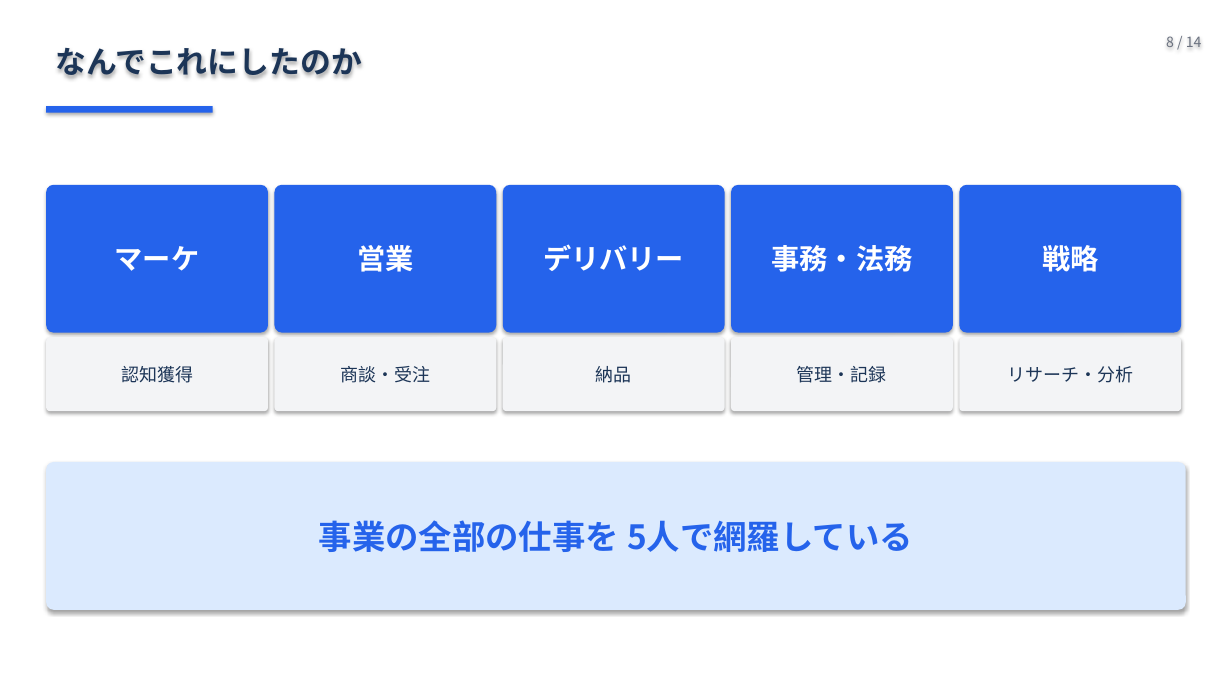
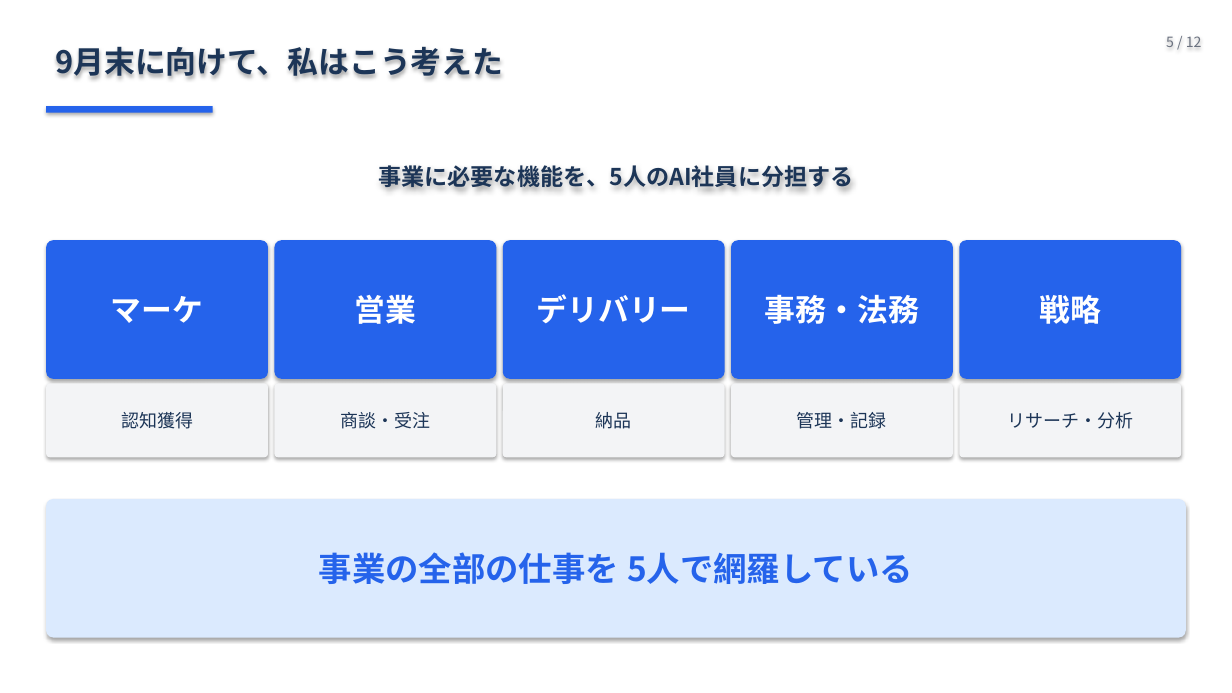
Before and after one commit to Ryunosuke-Okawa/Ryunosuke-n1, a slide deck: slide 5 of strategy/AI社員5人_発表_20260426.pptx (slide 8 before the commit). Drawn at 1232x693 pixels with LibreOffice and Linux fonts; fonts in the diff are those of the drawing. Boxes give left, top, right and bottom in pixels: in the first picture for what was removed or moved away, otherwise in the second. Text is boxed around its words. In the diff, an @@ line names an element or a change of style, - is before the commit and + after.

```diff
--- a/strategy/AI社員5人_発表_20260426.pptx
+++ b/strategy/AI社員5人_発表_20260426.pptx
@@ text at (55, 47, 503, 78): text changed @@
-なんでこれにしたのか
+9月末に向けて、私はこう考えた
@@ text at (1166, 36, 1202, 47): text changed @@
-8 / 14
+5 / 12
@@ text added at (378, 165, 853, 187), 18 pt, text #1C3557, bold @@
+事業に必要な機能を、5人のAI社員に分担する
@@ rounded rectangle "マーケ": place and size @@
-rounded rectangle "マーケ" at (46, 185, 268, 333)
+rounded rectangle "マーケ" at (46, 240, 268, 379)
@@ rounded rectangle "営業": place and size @@
-rounded rectangle "営業" at (274, 185, 496, 333)
+rounded rectangle "営業" at (274, 240, 496, 379)
@@ rounded rectangle "デリバリー": place and size @@
-rounded rectangle "デリバリー" at (503, 185, 725, 333)
+rounded rectangle "デリバリー" at (503, 240, 725, 379)
@@ rounded rectangle "事務・法務": place and size @@
-rounded rectangle "事務・法務" at (731, 185, 953, 333)
+rounded rectangle "事務・法務" at (731, 240, 953, 379)
@@ size 22 to 24 pt in 5 elements at (46, 240, 268, 379), (274, 240, 496, 379), (503, 240, 725, 379), (731, 240, 953, 379), (959, 240, 1181, 379) @@
@@ rounded rectangle "戦略": place and size @@
-rounded rectangle "戦略" at (959, 185, 1181, 333)
+rounded rectangle "戦略" at (959, 240, 1181, 379)
@@ 5 rounded rectangles: place and size @@
-5 rounded rectangles at (46, 337, 1181, 411)
+5 rounded rectangles at (46, 384, 1181, 457)
@@ rounded rectangle "事業の全部の仕事を 5人で網羅している": place and size @@
-rounded rectangle "事業の全部の仕事を 5人で網羅している" at (46, 462, 1186, 610)
+rounded rectangle "事業の全部の仕事を 5人で網羅している" at (46, 499, 1186, 638)
```
Also in this commit, not shown: 10 other slides changed, 2 slides removed, 1 other file.
